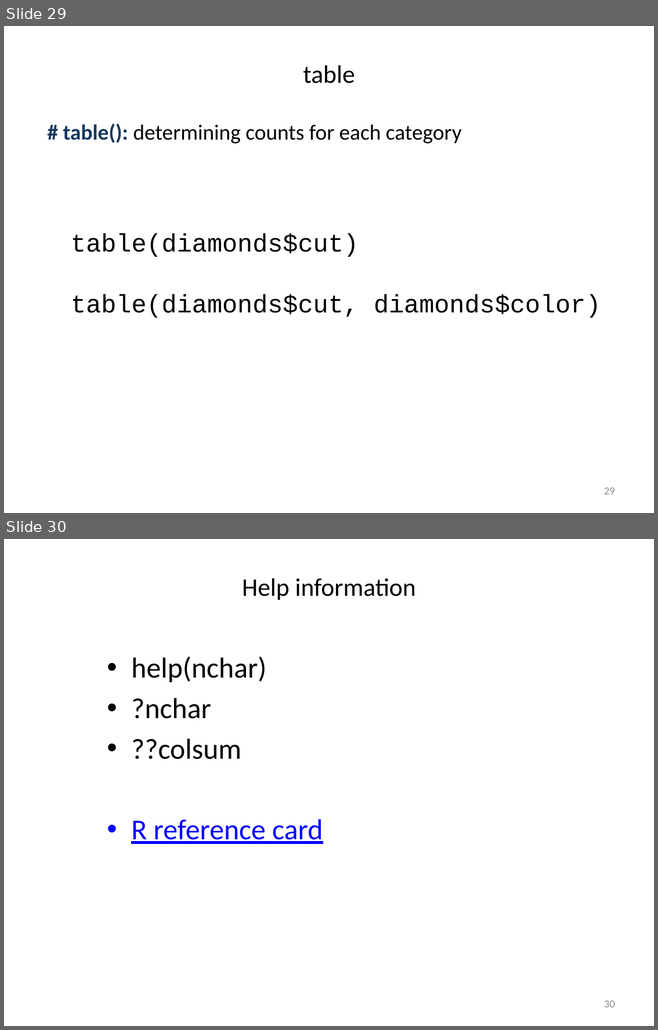
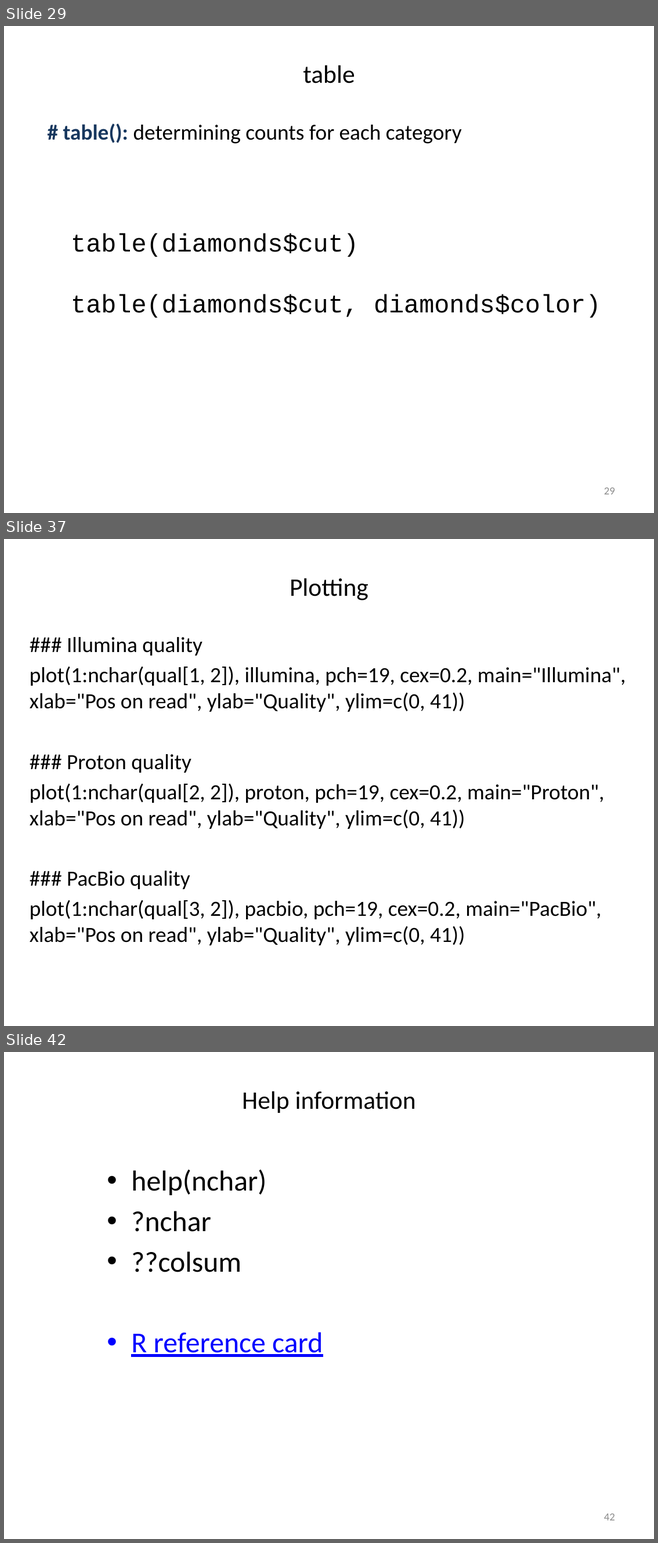
Before and after one commit to liu3zhenlab/teaching, a slide deck: PLPTH813Bioinformatis/2021/labs/lab03_R.pptx. Shown one above the other, each under a label of ours: slides 29 and 30 before the commit, slides 29, 37 and 42 after it; the slides between them are not shown. The pictures are 658x1030 and 658x1543 pixels, drawn with LibreOffice and Linux fonts; fonts in the diff are those of the drawing. Boxes give left, top, right and bottom in pixels: in the first picture for what was removed or moved away, otherwise in the second. Text is boxed around its words. In the diff, an @@ line names an element or a change of style, - is before the commit and + after.

```diff
--- a/PLPTH813Bioinformatis/2021/labs/lab03_R.pptx
+++ b/PLPTH813Bioinformatis/2021/labs/lab03_R.pptx
@@ slide 37 added at (4,539,654,1026), background #FFFFFF @@
@@ title added at (289,578,368,600), 28 pt, text #000000 @@
+Plotting
@@ text added at (30,637,626,946), 24 pt, text #000000 @@
+### Illumina quality
+plot(1:nchar(qual[1, 2]), illumina, pch=19, cex=0.2, main="Illumina", xlab="Pos on read", ylab="Quality", ylim=c(0, 41))
+### Proton quality
+plot(1:nchar(qual[2, 2]), proton, pch=19, cex=0.2, main="Proton", xlab="Pos on read", ylab="Quality", ylim=c(0, 41))
+### PacBio quality
+plot(1:nchar(qual[3, 2]), pacbio, pch=19, cex=0.2, main="PacBio", xlab="Pos on read", ylab="Quality", ylim=c(0, 41))
@@ what was slide 30 is now slide 42 @@
@@ page number at (604,1514,615,1521): text changed @@
-30
+42
```
Also in this commit, not shown: 11 other slides added, 14 other files.
